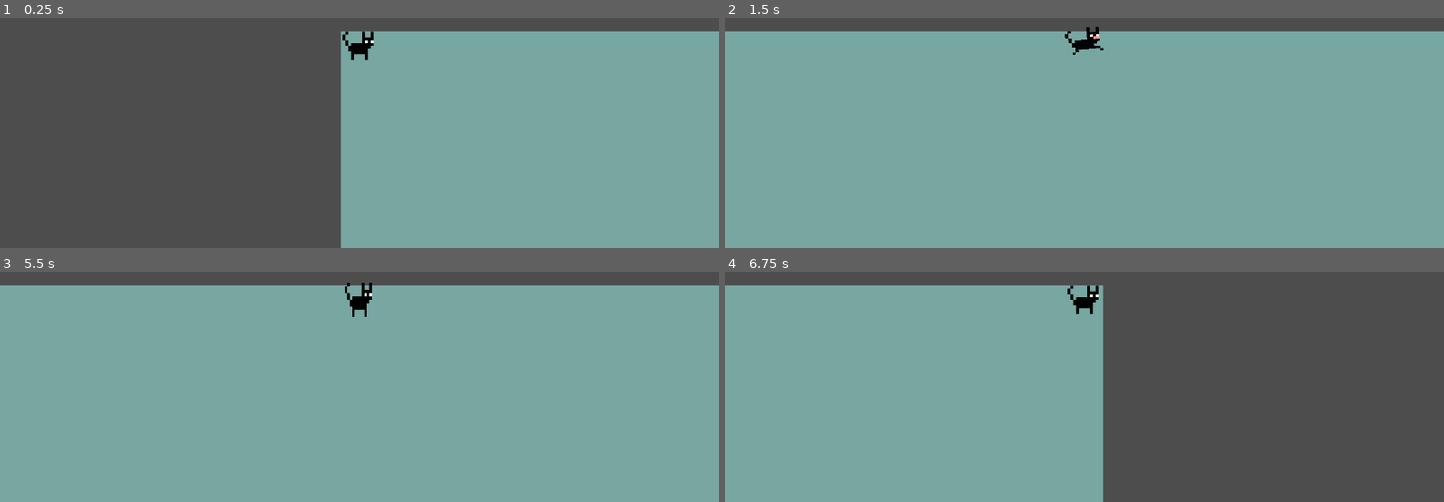
Above: before the commit, frames 1-4 (two rows, left to right).
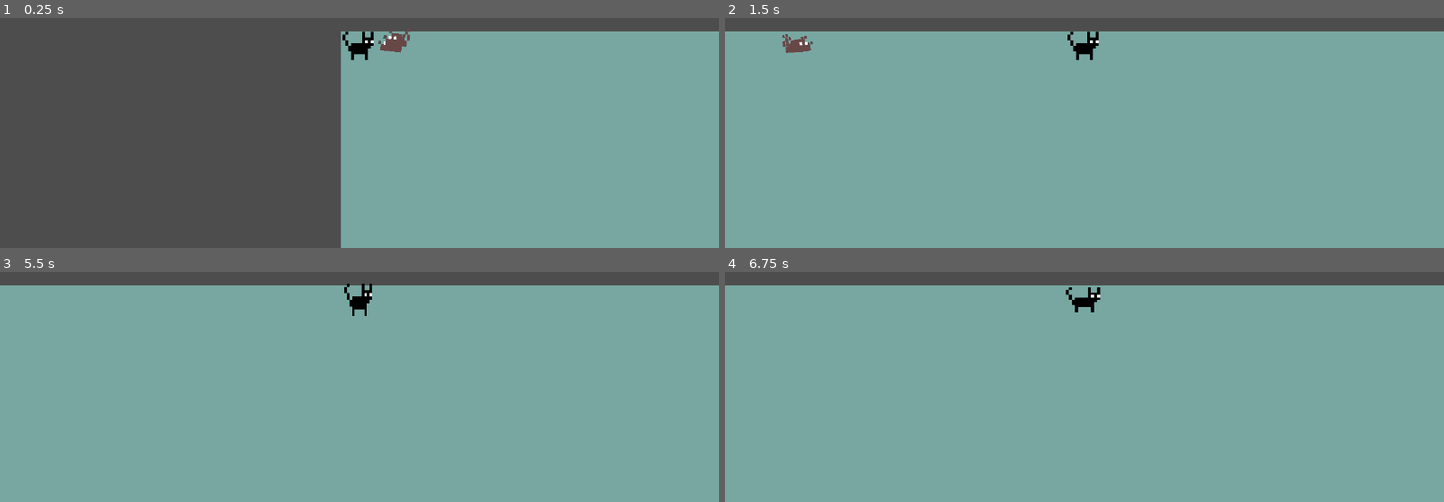
Above: after the commit, the same moments.

Repository: Kasn-w/domestic-warrior
Game: Godot game, scene res://level/level.tscn
The game is run twice, just before and just after one commit, with the same random seed, the same clock (stepped at 60 frames per second) and the same inputs.
Inputs (mouse positions are in pixels of both pictures, inside the frame that each line leads up to):
- Up to frame 1 (0.25 s): no input
- Up to frame 2 (1.5 s): tap Enter at 0.5 s; move the mouse to (1242, 24) at 0.52 s; press the mouse at (1242, 24) at 0.53 s; hold Right (ui_right) 0.53-1.28 s; right-click (1242, 24) at 0.8 s; move the mouse to (940, 66) at 1.27 s; release the mouse at (940, 66) at 1.28 s; hold Down (ui_down) from 1.28 s (still down); right-click (940, 66) at 1.35 s
- Up to frame 3 (5.5 s): click (215, 320) at 1.55 s; move the mouse to (outside the picture) at 2.02 s; release Down (ui_down) at 2.03 s; press the mouse at (outside the picture) at 2.03 s; hold Right (ui_right) 2.03-2.78 s; right-click (outside the picture) at 2.3 s; tap Space at 2.75, 4.25 s; move the mouse to (323, 380) at 2.77 s; release the mouse at (323, 380) at 2.78 s; hold Up (ui_up) 2.78-3.53 s; right-click (323, 380) at 2.85 s; click (323, 380) at 3.05 s; tap Enter at 3.5, 5 s; move the mouse to (575, 359) at 3.52 s; press the mouse at (575, 359) at 3.53 s; hold Left (ui_left) 3.53-5.03 s; right-click (575, 359) at 3.8 s; move the mouse to (outside the picture) at 4.27 s; release the mouse at (outside the picture) at 4.28 s; right-click (outside the picture) at 4.35 s; click (outside the picture) at 4.55 s; move the mouse to (395, 299) at 5.02 s; press the mouse at (395, 299) at 5.03 s; hold Down (ui_down) from 5.03 s (still down); right-click (395, 299) at 5.3 s
- Up to frame 4 (6.75 s): tap Space at 5.75 s; move the mouse to (outside the picture) at 5.77 s; release Down (ui_down) at 5.78 s; release the mouse at (outside the picture) at 5.78 s; hold Right (ui_right) 5.78-6.53 s; right-click (outside the picture) at 5.85 s; click (outside the picture) at 6.05 s; move the mouse to (1242, 278) at 6.52 s; press the mouse at (1242, 278) at 6.53 s; hold Up (ui_up) from 6.53 s (still down)

The runs differ from the first frame. In frame 1, 0.3% of the frame differs, in the area x 52-58%, y 4-16%; in frame 2, 0.5%; in frame 3, less than 0.1%; in frame 4, 45%, in the area x 47-100%, y 5-100%.

Commit message:
basic rat

Diff:
--- a/cat/player.gd
+++ b/cat/player.gd
@@ -22,7 +22,7 @@
 var is_attack: bool = false
 var attack_intent: bool = false
 var attack_hold_t: float = 0
-var attack_hold: float = 0.5
+var attack_hold: float = 0.3
 var is_bite: bool = false
 var bite_x: float = 0
 var bite_y: float = 0
@@ -159,5 +159,5 @@
 	bite_y = 0
 	attack_intent = false
 	attack_hold_t = 0
+	animation.play("RESET")
 	animation.stop()
-	animation.play("RESET")
--- a/cat/player.tscn
+++ b/cat/player.tscn
@@ -394,7 +394,7 @@
 "times": PackedFloat32Array(0, 0.2, 0.4, 0.6, 0.8000001),
 "transitions": PackedFloat32Array(1, 1, 1, 1, 1),
 "update": 0,
-"values": [0.0, -0.11344640137963143, 0.0, 0.11344640137963143, 0.0]
+"values": [0.0, -0.11344640137963144, 0.0, 0.11344640137963144, 0.0]
 }
 tracks/2/type = "value"
 tracks/2/imported = false
@@ -433,7 +433,7 @@
 &"walk": SubResource("Animation_r1ydg")
 }
 
-[node name="player" type="CharacterBody2D" unique_id=169657093]
+[node name="player" type="CharacterBody2D" unique_id=169657093 groups=["player"]]
 motion_mode = 1
 script = ExtResource("1_ttamq")
 speed = 150.0
--- /dev/null
+++ b/global.gd
@@ -0,0 +1 @@
+extends Node
--- a/level/level.tscn
+++ b/level/level.tscn
@@ -1,5 +1,6 @@
 [gd_scene format=3 uid="uid://cv3xcxfheatik"]
 
+[ext_resource type="PackedScene" uid="uid://dh1tydhd1nda" path="res://rat/rat.tscn" id="1_5gx2l"]
 [ext_resource type="PackedScene" uid="uid://dxnok0kax3dmh" path="res://cat/player.tscn" id="1_7lnir"]
 
 [sub_resource type="Gradient" id="Gradient_yy828"]
@@ -10,6 +11,12 @@
 
 [node name="level" type="Node2D" unique_id=484725990]
 
+[node name="rat" parent="." unique_id=736146869 instance=ExtResource("1_5gx2l")]
+position = Vector2(16.295, 0)
+
+[node name="rat2" parent="." unique_id=957860099 instance=ExtResource("1_5gx2l")]
+position = Vector2(18.07, -2.69)
+
 [node name="player" parent="." unique_id=169657093 instance=ExtResource("1_7lnir")]
 
 [node name="bg" type="Sprite2D" parent="." unique_id=1111359736]
--- a/project.godot
+++ b/project.godot
@@ -15,10 +15,19 @@
 config/features=PackedStringArray("4.6", "GL Compatibility")
 config/icon="res://icon.svg"
 
+[autoload]
+
+Global="*uid://bn4ynbqasarho"
+
 [display]
 
 window/size/viewport_width=1280
 window/size/viewport_height=720
+
+[global_group]
+
+player=""
+rat=""
 
 [input]
 
--- /dev/null
+++ b/rat/rat.gd
@@ -0,0 +1,52 @@
+extends Node2D
+@export var hp: float = 5
+@export var speed: float = 20
+@export var aggressive: float = 1
+
+@onready var blink: Timer = $blink
+@onready var sprite: AnimatedSprite2D = $ani_sprite/AnimatedSprite2D
+@onready var ani_sprite: Node2D = $ani_sprite
+@onready var animation: AnimationPlayer = $AnimationPlayer
+@onready var player = get_tree().get_nodes_in_group("player")[0]
+
+var is_flip: bool = false
+var is_vul: bool = false
+
+func _process(delta: float) -> void:
+	if not is_instance_valid(player):
+		player = get_tree().get_nodes_in_group("player")[0]
+		return
+
+	var direction := global_position.direction_to(player.global_position)
+	global_position += direction * speed * delta
+	if !is_flip and !sprite.flip_h and direction.x > 0:
+		sprite_flip()
+	elif !is_flip and sprite.flip_h and direction.x < 0:
+		sprite_flip()
+
+	if !animation.is_playing():
+		animation.play("walk", 0.2)
+
+func get_hit(dmg:float, modi:String = "s"):
+	pass
+
+func sprite_flip():
+	is_flip = true
+	var tween = create_tween()
+	tween.tween_property(ani_sprite, "scale:x", 0, 0.2)
+	await tween.finished
+	if (sprite.flip_h):
+		sprite.flip_h = false
+	else:
+		sprite.flip_h = true
+	var tween2 = create_tween()
+	tween2.tween_property(ani_sprite, "scale:x", 1, 0.2)
+	await tween2.finished
+	is_flip = false
+
+func _on_blink_timeout() -> void:
+	sprite.frame = 1
+	await get_tree().create_timer(0.2).timeout
+	sprite.frame = 0
+	var time = randf_range(8,15)
+	blink.start(time)
--- /dev/null
+++ b/rat/rat.tscn
@@ -0,0 +1,258 @@
+[gd_scene format=3 uid="uid://dh1tydhd1nda"]
+
+[ext_resource type="Script" uid="uid://bqm6q3oasso5b" path="res://rat/rat.gd" id="1_sa6f2"]
+[ext_resource type="Texture2D" uid="uid://bdjejxkidmtgn" path="res://sprite/enchant_0003_rat.png" id="2_vvfaw"]
+[ext_resource type="Texture2D" uid="uid://cqxet76hdgrqo" path="res://sprite/sprite_0006_rat-copy.png" id="3_vciox"]
+
+[sub_resource type="SpriteFrames" id="SpriteFrames_xaegx"]
+animations = [{
+"frames": [{
+"duration": 1.0,
+"texture": ExtResource("2_vvfaw")
+}, {
+"duration": 1.0,
+"texture": ExtResource("3_vciox")
+}],
+"loop": false,
+"name": &"default",
+"speed": 5.0
+}]
+
+[sub_resource type="Animation" id="Animation_sa6f2"]
+length = 0.3
+tracks/0/type = "value"
+tracks/0/imported = false
+tracks/0/enabled = true
+tracks/0/path = NodePath("ani_sprite/AnimatedSprite2D:rotation")
+tracks/0/interp = 1
+tracks/0/loop_wrap = true
+tracks/0/keys = {
+"times": PackedFloat32Array(0),
+"transitions": PackedFloat32Array(1),
+"update": 0,
+"values": [0.0]
+}
+tracks/1/type = "value"
+tracks/1/imported = false
+tracks/1/enabled = true
+tracks/1/path = NodePath("ani_sprite/AnimatedSprite2D:offset")
+tracks/1/interp = 1
+tracks/1/loop_wrap = true
+tracks/1/keys = {
+"times": PackedFloat32Array(0),
+"transitions": PackedFloat32Array(1),
+"update": 0,
+"values": [Vector2(0, 0)]
+}
+tracks/2/type = "value"
+tracks/2/imported = false
+tracks/2/enabled = true
+tracks/2/path = NodePath("ani_sprite/AnimatedSprite2D:scale")
+tracks/2/interp = 1
+tracks/2/loop_wrap = true
+tracks/2/keys = {
+"times": PackedFloat32Array(0),
+"transitions": PackedFloat32Array(1),
+"update": 0,
+"values": [Vector2(1, 1)]
+}
+tracks/3/type = "value"
+tracks/3/imported = false
+tracks/3/enabled = true
+tracks/3/path = NodePath("ani_sprite/AnimatedSprite2D:modulate")
+tracks/3/interp = 1
+tracks/3/loop_wrap = true
+tracks/3/keys = {
+"times": PackedFloat32Array(0),
+"transitions": PackedFloat32Array(1),
+"update": 0,
+"values": [Color(1, 1, 1, 1)]
+}
+
+[sub_resource type="Animation" id="Animation_vvfaw"]
+resource_name = "attack"
+length = 0.53333336
+tracks/0/type = "value"
+tracks/0/imported = false
+tracks/0/enabled = true
+tracks/0/path = NodePath("ani_sprite/AnimatedSprite2D:rotation")
+tracks/0/interp = 1
+tracks/0/loop_wrap = true
+tracks/0/keys = {
+"times": PackedFloat32Array(),
+"transitions": PackedFloat32Array(),
+"update": 0,
+"values": []
+}
+tracks/1/type = "value"
+tracks/1/imported = false
+tracks/1/enabled = true
+tracks/1/path = NodePath("ani_sprite/AnimatedSprite2D:offset")
+tracks/1/interp = 1
+tracks/1/loop_wrap = true
+tracks/1/keys = {
+"times": PackedFloat32Array(0),
+"transitions": PackedFloat32Array(1),
+"update": 0,
+"values": [Vector2(0, 0)]
+}
+tracks/2/type = "value"
+tracks/2/imported = false
+tracks/2/enabled = true
+tracks/2/path = NodePath("ani_sprite/AnimatedSprite2D:scale")
+tracks/2/interp = 1
+tracks/2/loop_wrap = true
+tracks/2/keys = {
+"times": PackedFloat32Array(0, 0.19999997, 0.5),
+"transitions": PackedFloat32Array(1, 1, 1),
+"update": 0,
+"values": [Vector2(0.485, 1.29), Vector2(1.065, 0.665), Vector2(1, 1)]
+}
+tracks/3/type = "value"
+tracks/3/imported = false
+tracks/3/enabled = true
+tracks/3/path = NodePath("ani_sprite/AnimatedSprite2D:modulate")
+tracks/3/interp = 1
+tracks/3/loop_wrap = true
+tracks/3/keys = {
+"times": PackedFloat32Array(0, 0.23333333, 0.5),
+"transitions": PackedFloat32Array(1, 1, 1),
+"update": 0,
+"values": [Color(0.99994534, 0.4255371, 0.39267904, 1), Color(0.99994534, 0.4255371, 0.39267904, 1), Color(1, 1, 1, 1)]
+}
+
+[sub_resource type="Animation" id="Animation_vciox"]
+resource_name = "attack"
+length = 0.36666667
+tracks/0/type = "value"
+tracks/0/imported = false
+tracks/0/enabled = true
+tracks/0/path = NodePath("ani_sprite/AnimatedSprite2D:rotation")
+tracks/0/interp = 1
+tracks/0/loop_wrap = true
+tracks/0/keys = {
+"times": PackedFloat32Array(),
+"transitions": PackedFloat32Array(),
+"update": 0,
+"values": []
+}
+tracks/1/type = "value"
+tracks/1/imported = false
+tracks/1/enabled = true
+tracks/1/path = NodePath("ani_sprite/AnimatedSprite2D:offset")
+tracks/1/interp = 1
+tracks/1/loop_wrap = true
+tracks/1/keys = {
+"times": PackedFloat32Array(0.008333334),
+"transitions": PackedFloat32Array(1),
+"update": 0,
+"values": [Vector2(0, 0)]
+}
+tracks/2/type = "value"
+tracks/2/imported = false
+tracks/2/enabled = true
+tracks/2/path = NodePath("ani_sprite/AnimatedSprite2D:scale")
+tracks/2/interp = 1
+tracks/2/loop_wrap = true
+tracks/2/keys = {
+"times": PackedFloat32Array(0.008333334, 0.36666667),
+"transitions": PackedFloat32Array(1, 1),
+"update": 0,
+"values": [Vector2(1, 1), Vector2(0.485, 1.29)]
+}
+tracks/3/type = "value"
+tracks/3/imported = false
+tracks/3/enabled = true
+tracks/3/path = NodePath("ani_sprite/AnimatedSprite2D:modulate")
+tracks/3/interp = 1
+tracks/3/loop_wrap = true
+tracks/3/keys = {
+"times": PackedFloat32Array(0, 0.36666667),
+"transitions": PackedFloat32Array(1, 1),
+"update": 0,
+"values": [Color(1, 1, 1, 1), Color(0.99994534, 0.4255371, 0.39267904, 1)]
+}
+
+[sub_resource type="Animation" id="Animation_xaegx"]
+resource_name = "walk"
+length = 0.8
+loop_mode = 1
+tracks/0/type = "value"
+tracks/0/imported = false
+tracks/0/enabled = true
+tracks/0/path = NodePath("ani_sprite/AnimatedSprite2D:rotation")
+tracks/0/interp = 1
+tracks/0/loop_wrap = true
+tracks/0/keys = {
+"times": PackedFloat32Array(0.008333334, 0.20000002, 0.40000004, 0.6, 0.8000001),
+"transitions": PackedFloat32Array(1, 1, 1, 1, 1),
+"update": 0,
+"values": [0.0, 0.11344640137963143, 0.0, -0.11344640137963143, 0.0]
+}
+tracks/1/type = "value"
+tracks/1/imported = false
+tracks/1/enabled = true
+tracks/1/path = NodePath("ani_sprite/AnimatedSprite2D:offset")
+tracks/1/interp = 1
+tracks/1/loop_wrap = true
+tracks/1/keys = {
+"times": PackedFloat32Array(0.008333334, 0.20000002, 0.40000004, 0.6, 0.8000001),
+"transitions": PackedFloat32Array(1, 1, 1, 1, 1),
+"update": 0,
+"values": [Vector2(0, 0), Vector2(0, -1.315), Vector2(0, 0), Vector2(0, -1.315), Vector2(0, 0)]
+}
+tracks/2/type = "value"
+tracks/2/imported = false
+tracks/2/enabled = true
+tracks/2/path = NodePath("ani_sprite/AnimatedSprite2D:scale")
+tracks/2/interp = 1
+tracks/2/loop_wrap = true
+tracks/2/keys = {
+"times": PackedFloat32Array(0.008333334, 0.20000002, 0.40000004, 0.6, 0.8000001),
+"transitions": PackedFloat32Array(1, 1, 1, 1, 1),
+"update": 0,
+"values": [Vector2(1, 1), Vector2(0.935, 1.105), Vector2(1, 1), Vector2(0.935, 1.105), Vector2(1, 1)]
+}
+
+[sub_resource type="AnimationLibrary" id="AnimationLibrary_5nbdk"]
+_data = {
+&"RESET": SubResource("Animation_sa6f2"),
+&"attack": SubResource("Animation_vvfaw"),
+&"start": SubResource("Animation_vciox"),
+&"walk": SubResource("Animation_xaegx")
+}
+
+[sub_resource type="CircleShape2D" id="CircleShape2D_5nbdk"]
+radius = 4.0
+
+[node name="rat" type="Node2D" unique_id=736146869]
+script = ExtResource("1_sa6f2")
+
+[node name="act" type="Timer" parent="." unique_id=721441724]
+wait_time = 0.5
+autostart = true
+
+[node name="blink" type="Timer" parent="." unique_id=1459544707]
+autostart = true
+
+[node name="ani_sprite" type="Node2D" parent="." unique_id=698290621]
+
+[node name="AnimatedSprite2D" type="AnimatedSprite2D" parent="ani_sprite" unique_id=570244079]
+sprite_frames = SubResource("SpriteFrames_xaegx")
+
+[node name="AnimationPlayer" type="AnimationPlayer" parent="." unique_id=581941440]
+libraries/ = SubResource("AnimationLibrary_5nbdk")
+
+[node name="hit_box" type="Area2D" parent="." unique_id=1673787415]
+
+[node name="CollisionShape2D" type="CollisionShape2D" parent="hit_box" unique_id=967405648]
+position = Vector2(0, 1)
+shape = SubResource("CircleShape2D_5nbdk")
+
+[node name="getaway_box" type="Area2D" parent="." unique_id=863539357]
+
+[node name="CollisionShape2D" type="CollisionShape2D" parent="getaway_box" unique_id=1527427952]
+position = Vector2(0, 1)
+shape = SubResource("CircleShape2D_5nbdk")
+
+[connection signal="timeout" from="blink" to="." method="_on_blink_timeout"]
Not shown, added: global.gd.uid
Not shown, added: rat/rat.gd.uid
Binary file added: sprite/sprite_0000_rat_armmor-copy.png
Not shown, added: sprite/sprite_0000_rat_armmor-copy.png.import
Binary file added: sprite/sprite_0002_rat_medic-copy.png
Not shown, added: sprite/sprite_0002_rat_medic-copy.png.import
Binary file added: sprite/sprite_0004_rat_king-copy.png
Not shown, added: sprite/sprite_0004_rat_king-copy.png.import
Binary file added: sprite/sprite_0006_rat-copy.png
Not shown, added: sprite/sprite_0006_rat-copy.png.import
